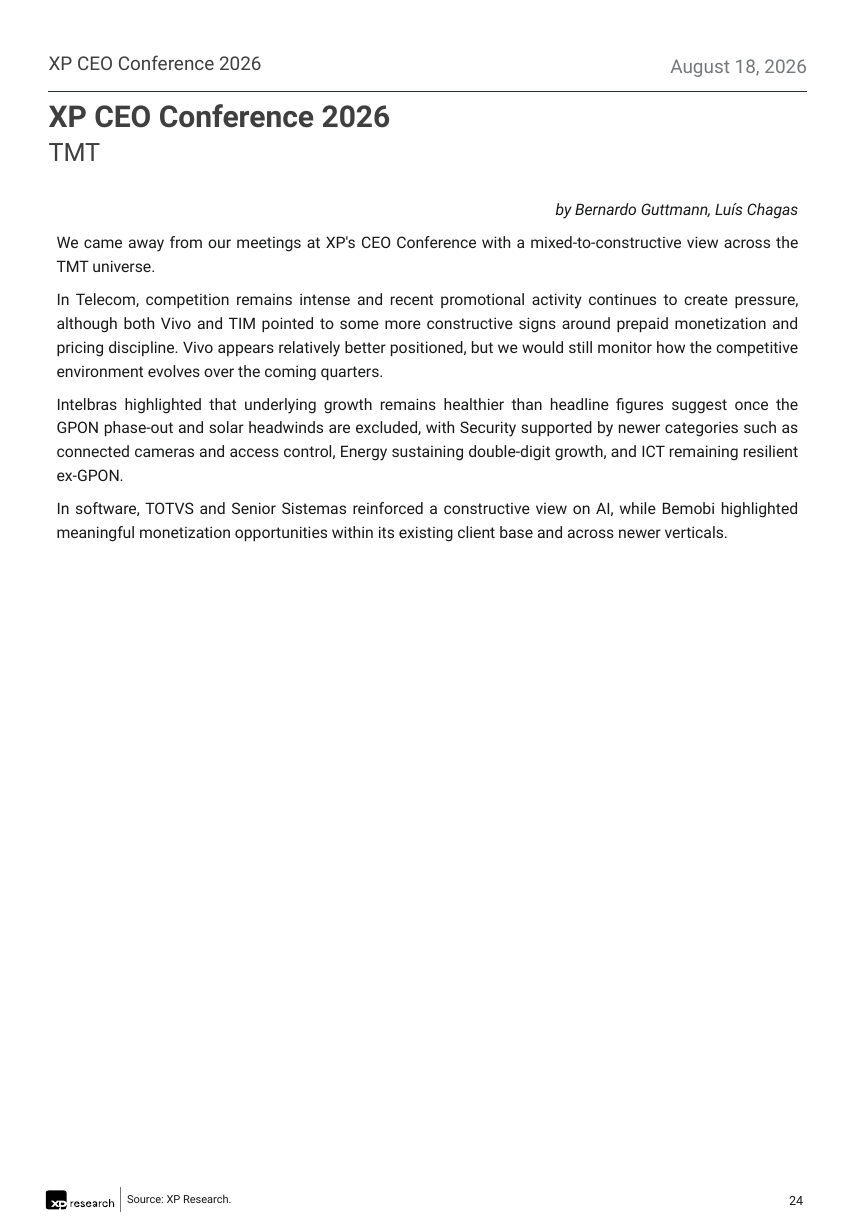
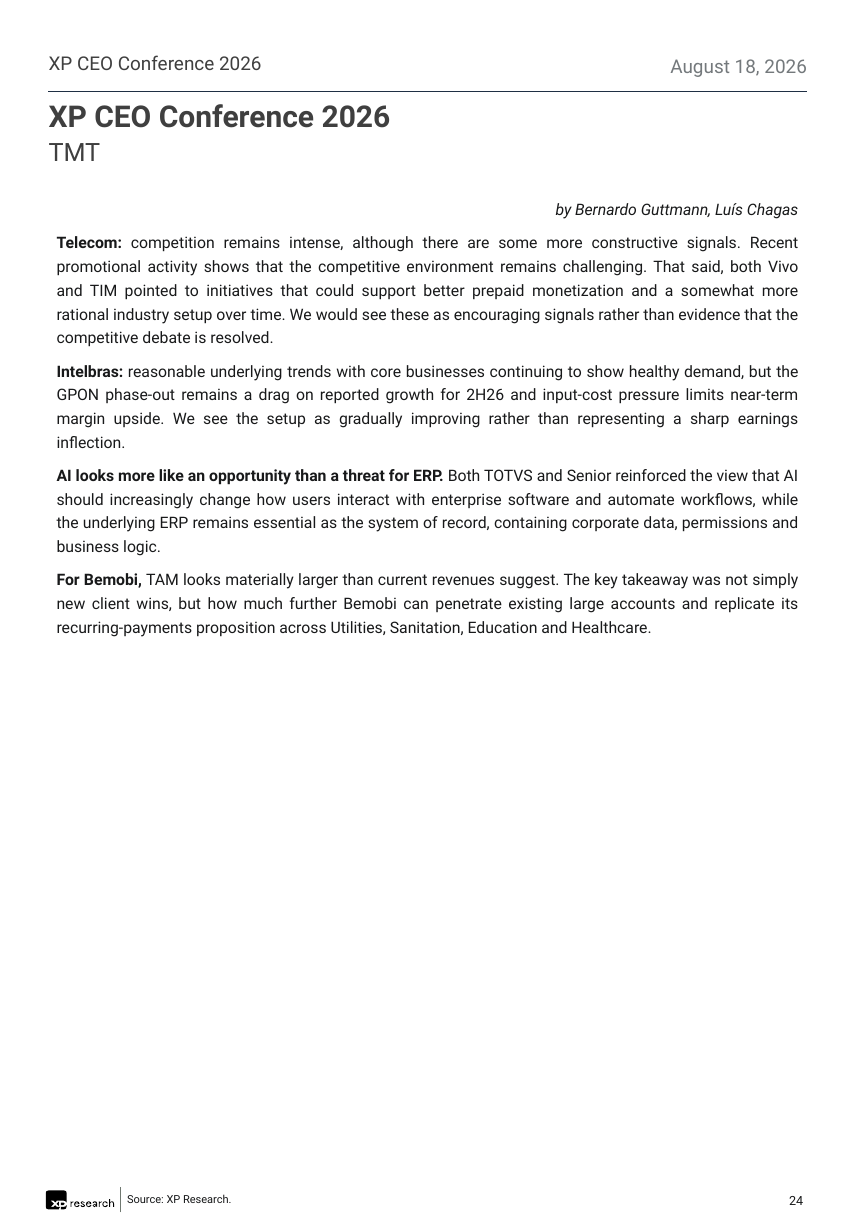
Before and after one commit to CaioLSouza/datasets, a slide deck: slide 24 of ceo_conference_2026/Feedback XP CEO Conference 2026.pptx. Drawn at 853x1232 pixels with LibreOffice and Linux fonts; fonts in the diff are those of the drawing. Boxes give left, top, right and bottom in pixels: in the first picture for what was removed or moved away, otherwise in the second. Text is boxed around its words. In the diff, an @@ line names an element or a change of style, - is before the commit and + after.

```diff
--- a/ceo_conference_2026/Feedback XP CEO Conference 2026.pptx
+++ b/ceo_conference_2026/Feedback XP CEO Conference 2026.pptx
@@ text at bbox=[57, 236, 799, 637]: text changed @@
-We came away from our meetings at XP's CEO Conference with a mixed-to-constructive view across the TMT universe.
-In Telecom, competition remains intense and recent promotional activity continues to create pressure, although both Vivo and TIM pointed to some more constructive signs around prepaid monetization and pricing discipline. Vivo appears relatively better positioned, but we would still monitor how the competitive environment evolves over the coming quarters.
-Intelbras highlighted that underlying growth remains healthier than headline figures suggest once the GPON phase-out and solar headwinds are excluded, with Security supported by newer categories such as connected cameras and access control, Energy sustaining double-digit growth, and ICT remaining resilient ex-GPON.
-In software, TOTVS and Senior Sistemas reinforced a constructive view on AI, while Bemobi highlighted meaningful monetization opportunities within its existing client base and across newer verticals.
+Telecom: competition remains intense, although there are some more constructive signals. Recent promotional activity shows that the competitive environment remains challenging. That said, both Vivo and TIM pointed to initiatives that could support better prepaid monetization and a somewhat more rational industry setup over time. We would see these as encouraging signals rather than evidence that the competitive debate is resolved.
+Intelbras: reasonable underlying trends with core businesses continuing to show healthy demand, but the GPON phase-out remains a drag on reported growth for 2H26 and input-cost pressure limits near-term margin upside. We see the setup as gradually improving rather than representing a sharp earnings inflection.
+AI looks more like an opportunity than a threat for ERP. Both TOTVS and Senior reinforced the view that AI should increasingly change how users interact with enterprise software and automate workflows, while the underlying ERP remains essential as the system of record, containing corporate data, permissions and business logic.
+For Bemobi, TAM looks materially larger than current revenues suggest. The key takeaway was not simply new client wins, but how much further Bemobi can penetrate existing large accounts and replicate its recurring-payments proposition across Utilities, Sanitation, Education and Healthcare.
```
Also in this commit, not shown: 14 other slides changed, 7 slides added.
